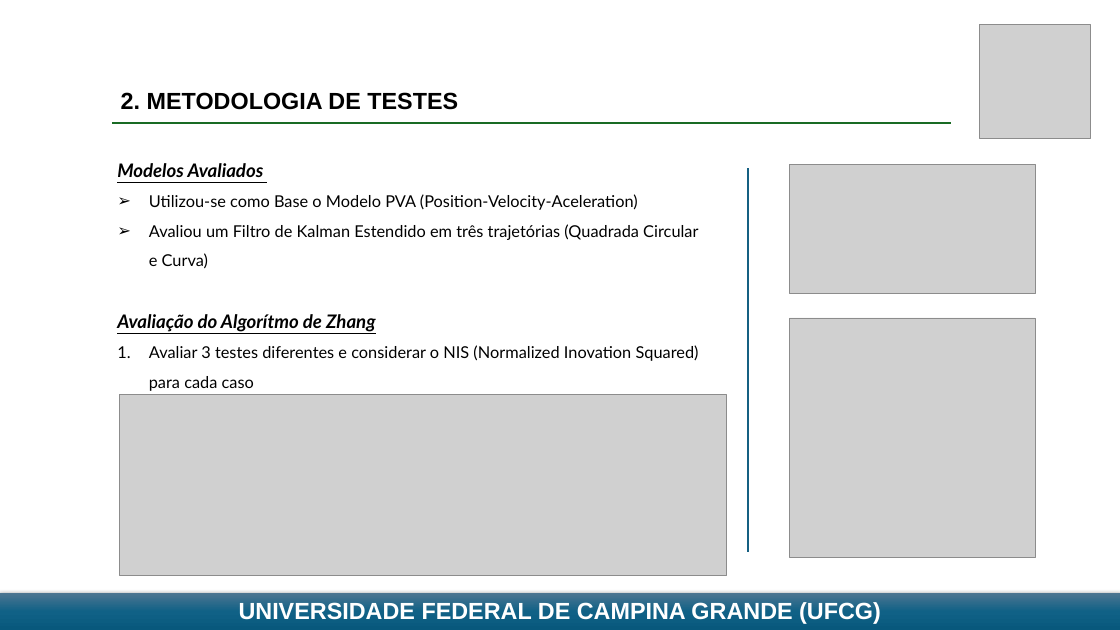
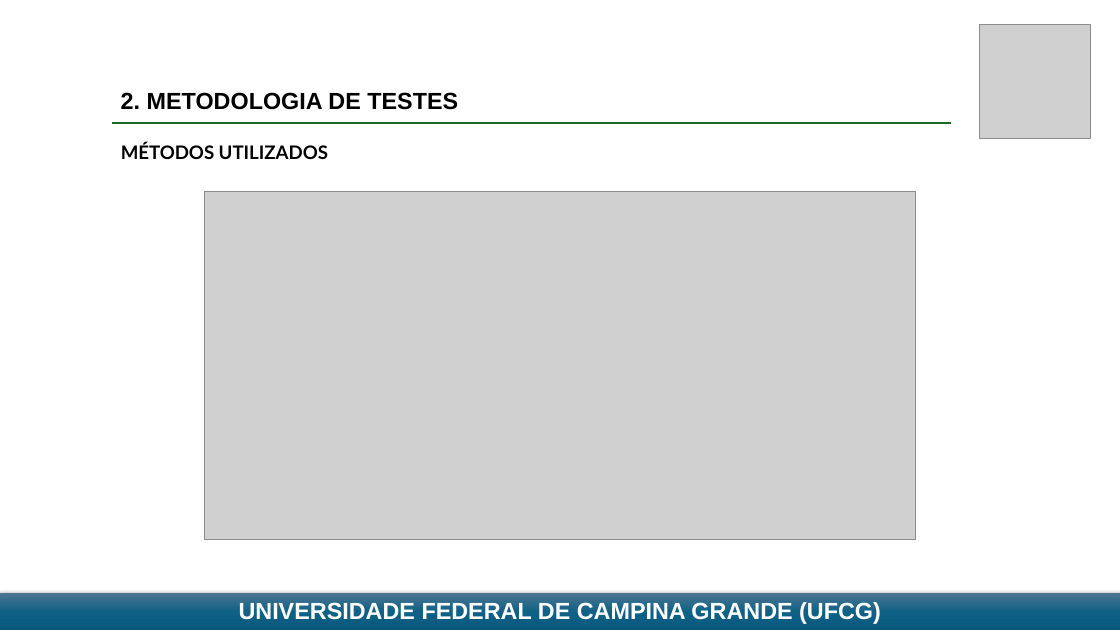
Before and after one commit to SauloJose/SistemasInteligentes2026, a slide deck: slide 10 of Atividade 3 - Identificação de Falhas/Apresentação 3 - FALTAS - Saulo.pptx (slide 5 before the commit). Drawn at 1120x630 pixels with LibreOffice and Linux fonts; fonts in the diff are those of the drawing; grey boxes stand for pictures. Boxes give left, top, right and bottom in pixels: in the first picture for what was removed or moved away, otherwise in the second. Text is boxed around its words. In the diff, an @@ line names an element or a change of style, - is before the commit and + after.

```diff
--- a/Atividade 3 - Identificação de Falhas/Apresentação 3 - FALTAS - Saulo.pptx
+++ b/Atividade 3 - Identificação de Falhas/Apresentação 3 - FALTAS - Saulo.pptx
@@ text added at <box>121,143,328,159</box>, 16 pt, text #000000, bold @@
+MÉTODOS UTILIZADOS
@@ text removed at <box>117,163,699,391</box> @@
-Modelos Avaliados
-➢ Utilizou-se como Base o Modelo PVA (Position-Velocity-Aceleration)
-➢ Avaliou um Filtro de Kalman Estendido em três trajetórias (Quadrada Circular e Curva)
-Avaliação do Algorítmo de Zhang
-1. Avaliar 3 testes diferentes e considerar o NIS (Normalized Inovation Squared) para cada caso
@@ line removed from (748, 168) to (748, 553) @@
@@ picture removed at <box>790,165,1035,294</box> @@
@@ picture added at <box>204,192,916,540</box> @@
@@ picture removed at <box>790,318,1035,559</box> @@
@@ picture removed at <box>119,395,727,576</box> @@
```
Also in this commit, not shown: 7 other slides changed, 15 slides added, 7 other files.
